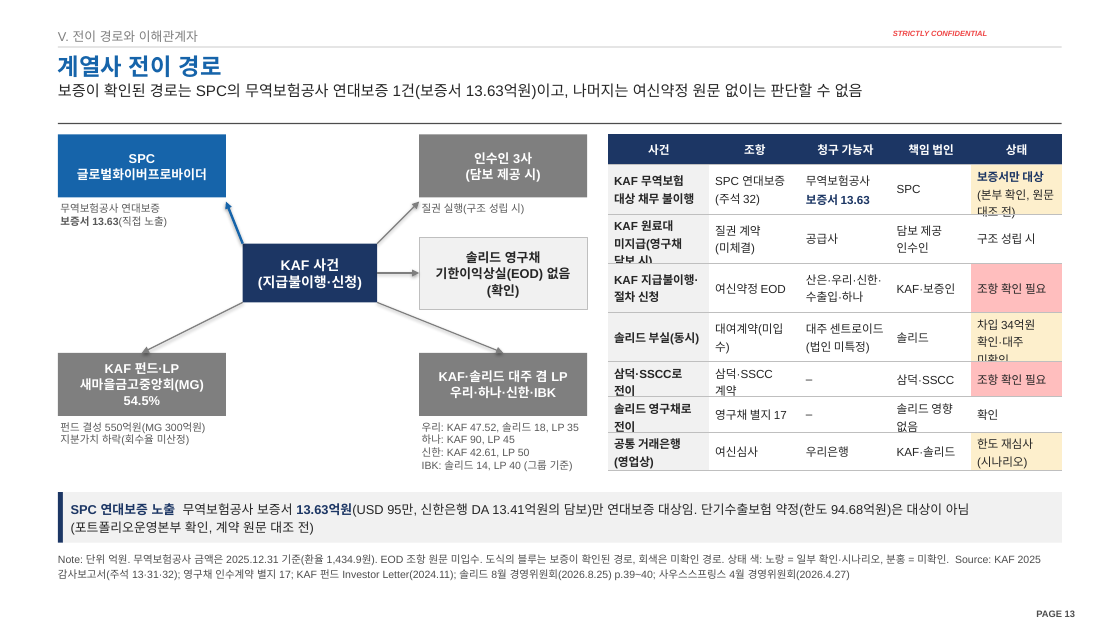
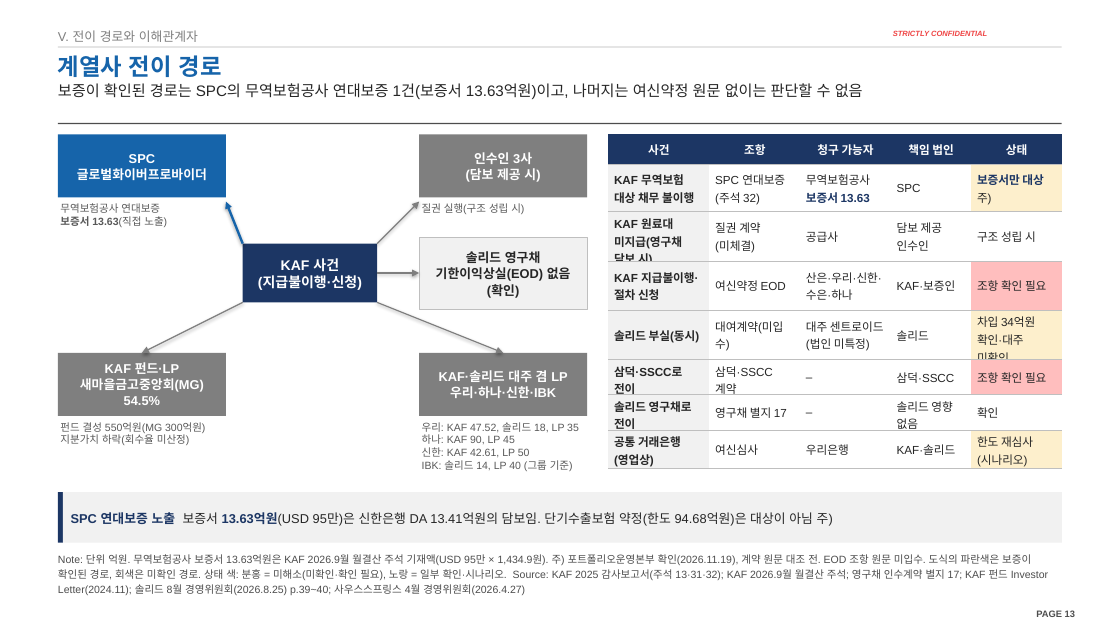
Before and after one commit to jogyesung/GS-Secretary, a slide deck: slide 13 of outputs/CIP_KAF_솔리드_자금조달차질_시나리오_20261118.pptx. Drawn at 1120x630 pixels with LibreOffice and Linux fonts; fonts in the diff are those of the drawing; background and template pictures are left out. Boxes give left, top, right and bottom in pixels: in the first picture for what was removed or moved away, otherwise in the second. Text is boxed around its words. In the diff, an @@ line names an element or a change of style, - is before the commit and + after.

```diff
--- a/outputs/CIP_KAF_솔리드_자금조달차질_시나리오_20261118.pptx
+++ b/outputs/CIP_KAF_솔리드_자금조달차질_시나리오_20261118.pptx
@@ table at bbox=[608, 134, 1063, 471] @@
-row 2, column 5: 보증서만 대상(본부 확인, 원문 대조 전)
+row 2, column 5: 보증서만 대상 주)
-row 4, column 3: 산은·우리·신한·수출입·하나
+row 4, column 3: 산은·우리·신한·수은·하나
@@ text in rectangle at bbox=[71, 512, 833, 526]: text changed @@
-SPC 연대보증 노출 무역보험공사 보증서 13.63억원(USD 95만, 신한은행 DA 13.41억원의 담보)만 연대보증 대상임. 단기수출보험 약정(한도 94.68억원)은 대상이 아님(포트폴리오운영본부 확인, 계약 원문 대조 전)
+SPC 연대보증 노출 보증서 13.63억원(USD 95만)은 신한은행 DA 13.41억원의 담보임. 단기수출보험 약정(한도 94.68억원)은 대상이 아님 주)
@@ text at bbox=[58, 554, 1048, 595]: text changed @@
-Note: 단위 억원. 무역보험공사 금액은 2025.12.31 기준(환율 1,434.9원). EOD 조항 원문 미입수. 도식의 블루는 보증이 확인된 경로, 회색은 미확인 경로. 상태 색: 노랑 = 일부 확인·시나리오, 분홍 = 미확인. Source: KAF 2025 감사보고서(주석 13·31·32); 영구채 인수계약 별지 17; KAF 펀드 Investor Letter(2024.11); 솔리드 8월 경영위원회(2026.8.25) p.39~40; 사우스스프링스 4월 경영위원회(2026.4.27)
+Note: 단위 억원. 무역보험공사 보증서 13.63억원은 KAF 2026.9월 월결산 주석 기재액(USD 95만 × 1,434.9원). 주) 포트폴리오운영본부 확인(2026.11.19), 계약 원문 대조 전. EOD 조항 원문 미입수. 도식의 파란색은 보증이 확인된 경로, 회색은 미확인 경로. 상태 색: 분홍 = 미해소(미확인·확인 필요), 노랑 = 일부 확인·시나리오. Source: KAF 2025 감사보고서(주석 13·31·32); KAF 2026.9월 월결산 주석; 영구채 인수계약 별지 17; KAF 펀드 Investor Letter(2024.11); 솔리드 8월 경영위원회(2026.8.25) p.39~40; 사우스스프링스 4월 경영위원회(2026.4.27)
```
Also in this commit, not shown: 24 other slides changed, 1 other file.
